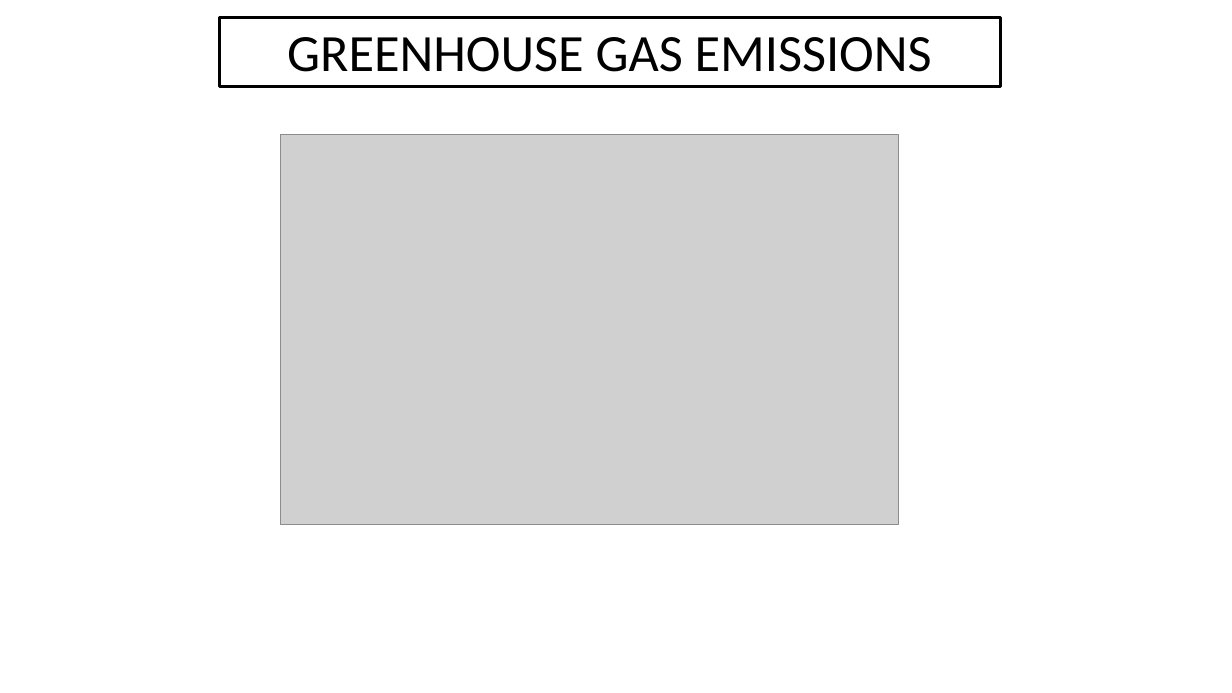
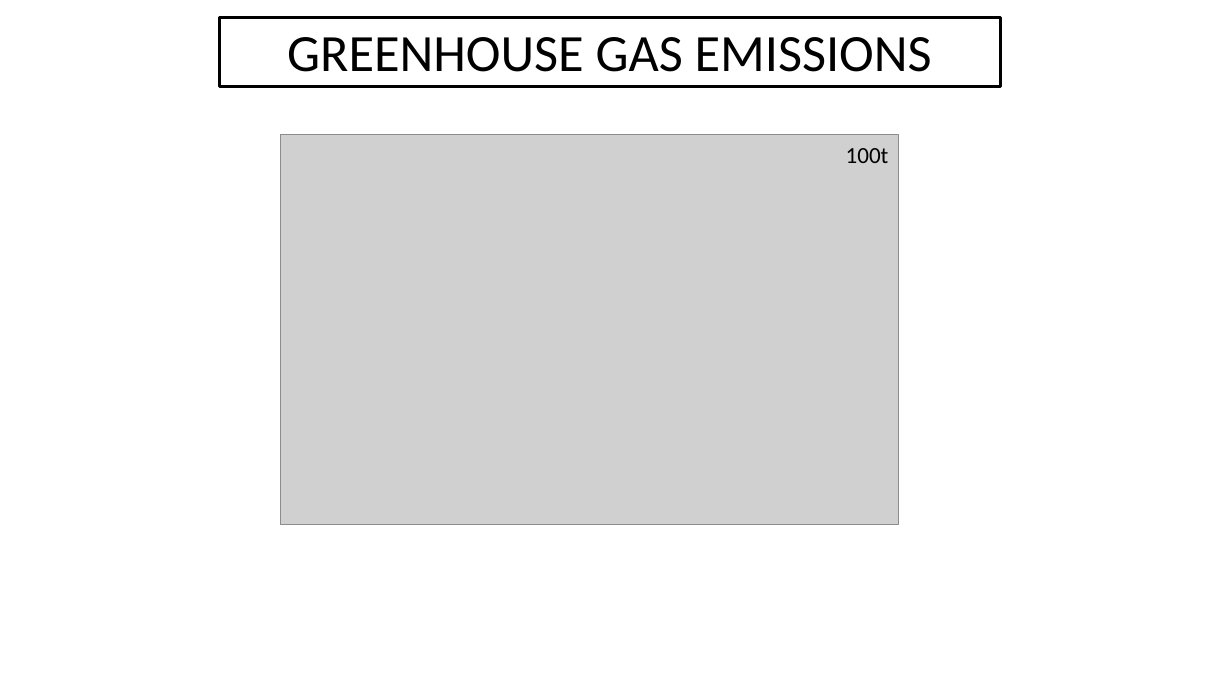
Before and after one commit to abeggchr/environmental-impact-estimator, a slide deck: slide 6 of talks/2023-11-23-zuehlke-architecture-day.pptx (slide 5 before the commit). Drawn at 1232x693 pixels with LibreOffice and Linux fonts; fonts in the diff are those of the drawing; grey boxes stand for pictures; background and template pictures are left out. Boxes give left, top, right and bottom in pixels: in the first picture for what was removed or moved away, otherwise in the second. Text is boxed around its words. In the diff, an @@ line names an element or a change of style, - is before the commit and + after.

```diff
--- a/talks/2023-11-23-zuehlke-architecture-day.pptx
+++ b/talks/2023-11-23-zuehlke-architecture-day.pptx
@@ text added at <box>846,148,889,163</box>, 18 pt, text #000000 @@
+100t
```
Also in this commit, not shown: 1 other slide changed, 2 slides added, 1 other file.
